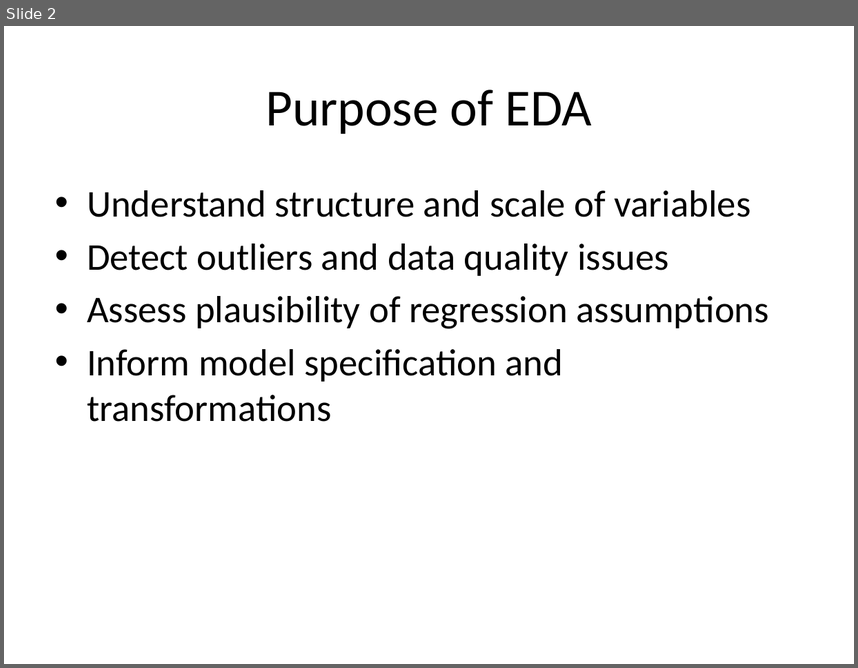
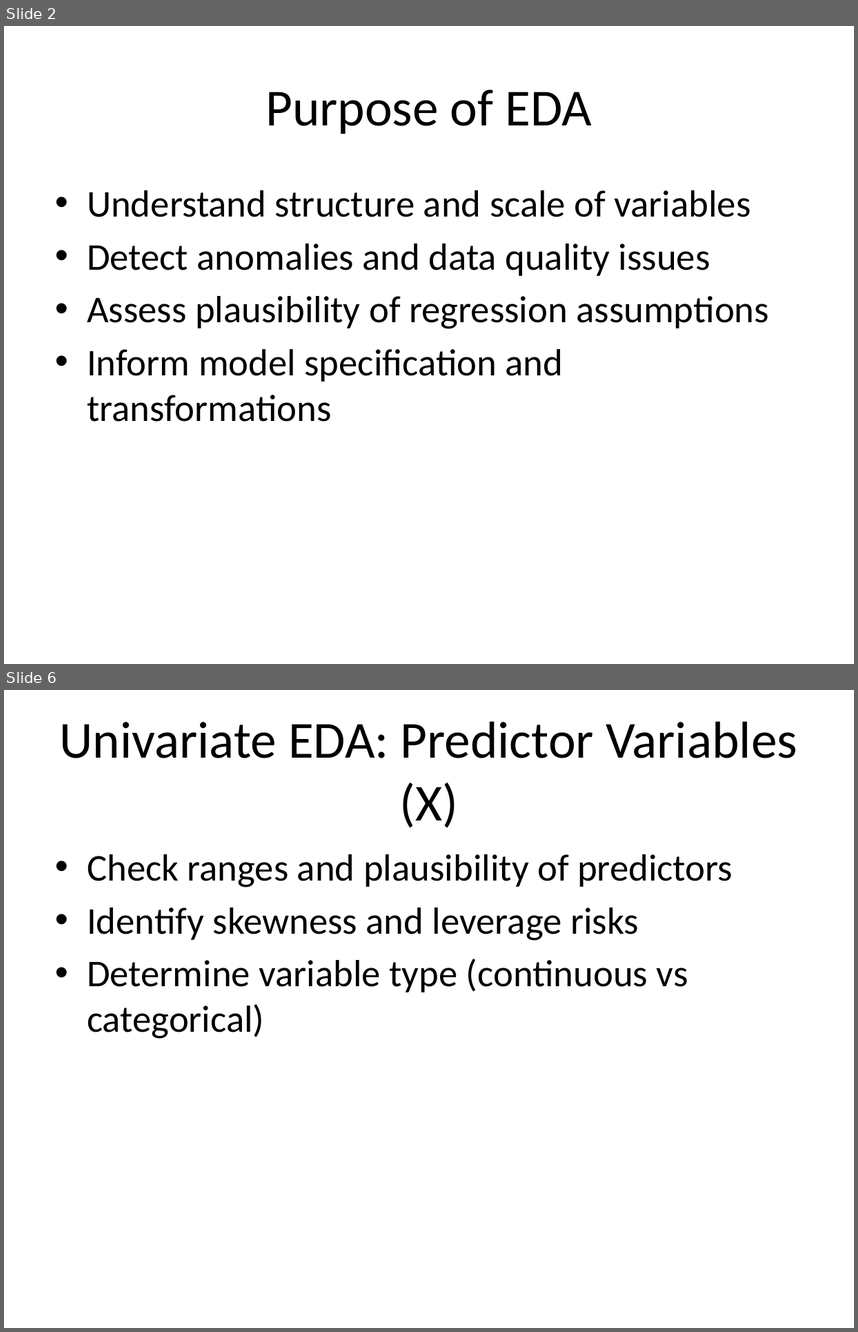
Before and after one commit to dustinpluta/STAT7630_Spring2026, a slide deck: Course_Notes/EDA_in_Regression.pptx. Shown one above the other, each under a label of ours: slide 2 before the commit, slides 2 and 6 after it; the slides between them are not shown. The pictures are 858x668 and 858x1332 pixels, drawn with LibreOffice and Linux fonts; fonts in the diff are those of the drawing. Boxes give left, top, right and bottom in pixels: in the first picture for what was removed or moved away, otherwise in the second. Text is boxed around its words. In the diff, an @@ line names an element or a change of style, - is before the commit and + after.

```diff
--- a/Course_Notes/EDA_in_Regression.pptx
+++ b/Course_Notes/EDA_in_Regression.pptx
@@ slide 6 added at (x1=4, y1=690, x2=854, y2=1328), background #FFFFFF @@
@@ title added at (x1=59, y1=721, x2=797, y2=828), 44 pt, text #000000 @@
+Univariate EDA: Predictor Variables (X)
@@ text added at (x1=87, y1=854, x2=733, y2=1038), 32 pt, text #000000 @@
+• Check ranges and plausibility of predictors
+• Identify skewness and leverage risks
+• Determine variable type (continuous vs categorical)
@@ slide 2 changed as well @@
@@ text at (x1=87, y1=243, x2=711, y2=276): text changed @@
-• Detect outliers and data quality issues
+• Detect anomalies and data quality issues
```
Also in this commit, not shown: 6 other slides changed, 9 other slides added.
